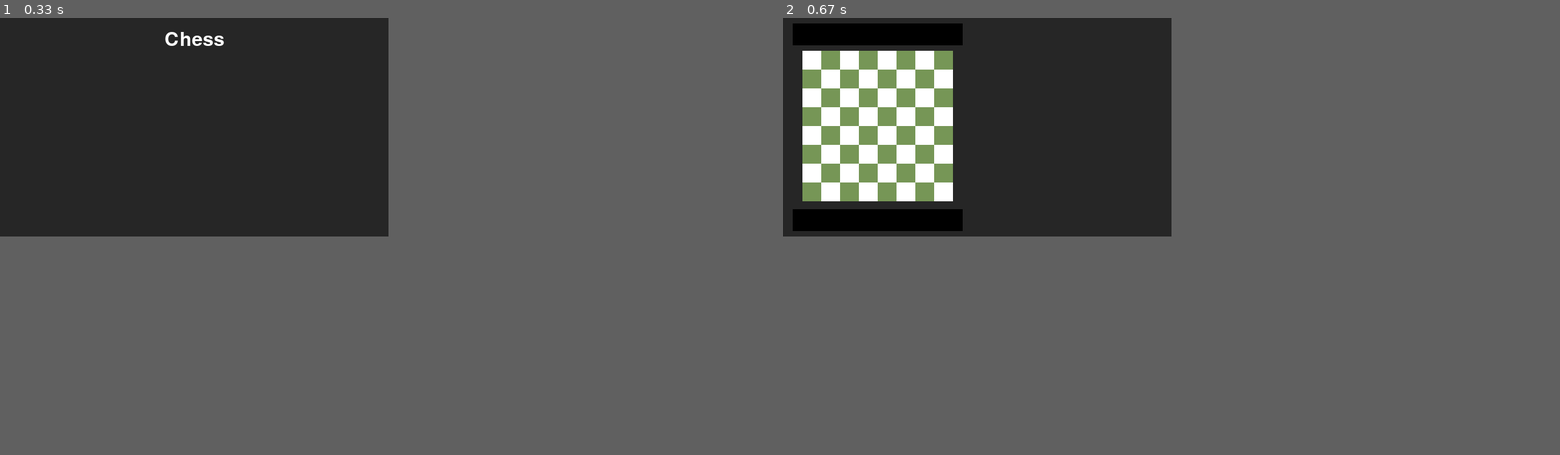
Above: before the commit, frames 1-2 (left to right).
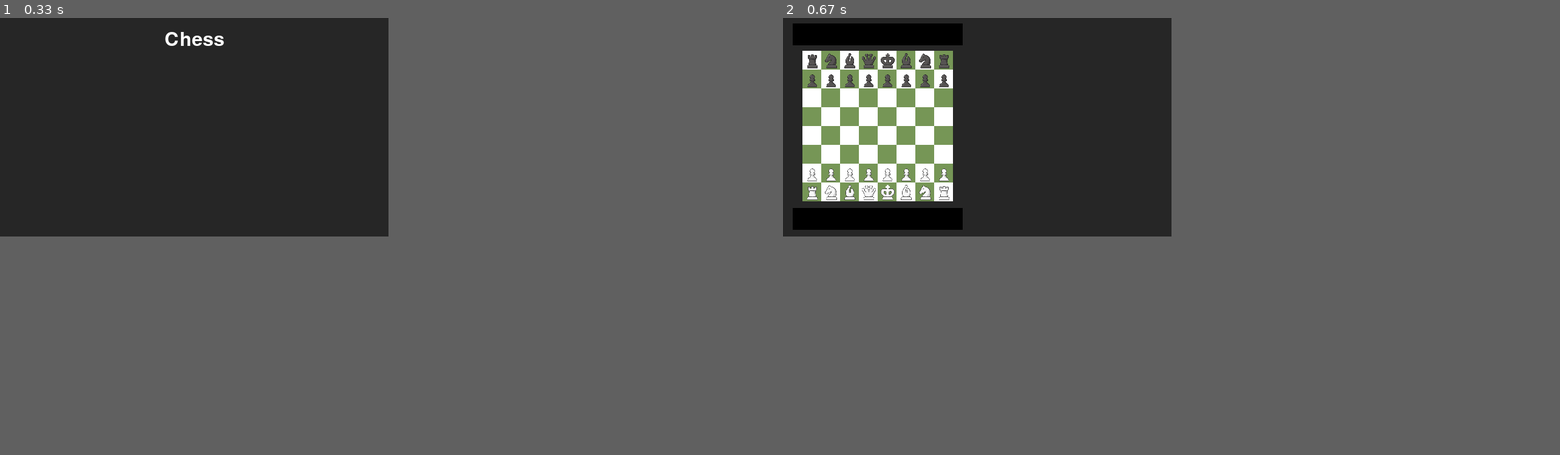
Above: after the commit, the same moments.

Repository: ElliotBDC/Project---1---Chess
Game: pygame game, started from main.py
Same seed, same stepped clock (60 frames per second), same inputs: the game is played once before the commit and once after it.
Inputs (mouse positions are in pixels of both pictures, inside the frame that each line leads up to):
- Up to frame 1 (0.33 s): no input
- Up to frame 2 (0.67 s): click (977, 127) at 0.38 s

Frame 1 is identical in both runs. In frame 2, 0.9% of the frame differs, in the area x 1-24%, y 8-49%.

Commit message:
Added Pictures
Added pieces to the chess board

Diff:
--- a/main.py
+++ b/main.py
@@ -19,7 +19,48 @@
 done = False
 
 clock = pygame.time.Clock()
+wp = pygame.image.load("images/wp.png")
+wr = pygame.image.load("images/wr.png")
+wb = pygame.image.load("images/wb.png")
+wn = pygame.image.load("images/wn.png")
+wq = pygame.image.load("images/wq.png")
+wk = pygame.image.load("images/wk.png")
+bp = pygame.image.load("images/bp.png")
+bq = pygame.image.load("images/bq.png")
+br = pygame.image.load("images/br.png")
+bn = pygame.image.load("images/bn.png")
+bb = pygame.image.load("images/bb.png")
+bk = pygame.image.load("images/bk.png")
 
+images = [
+    ['wp', wp],
+    ['wr', wr],
+    ['wb', wb],
+    ['wn', wn],
+    ['wq', wq],
+    ['wk', wk],
+    ['bp', bp],
+    ['bq', bq],
+    ['br', br],
+    ['bn', bn],
+    ['bb', bb],
+    ['bk', bk]
+]
+
+"""
+wp = ['wp', pygame.image.load("images/wp.png")]
+wr = ['wr', pygame.image.load("images/wr.png")]
+wb = ['wb', pygame.image.load("images/wb.png")]
+wn = ['wn', pygame.image.load("images/wn.png")]
+wq = ['wq', pygame.image.load("images/wq.png")]
+wk = ['wk', pygame.image.load("images/wk.png")]
+bp = ['bp', pygame.image.load("images/bp.png")]
+bq = ['bq', pygame.image.load("images/bq.png")]
+br = ['br', pygame.image.load("images/br.png")]
+bn = ['bn', pygame.image.load("images/bn.png")]
+bb = ['bb', pygame.image.load("images/bb.png")]
+bk = ['bk', pygame.image.load("images/bk.png")]
+"""
 
 
 class Board():
@@ -28,14 +69,14 @@
     board_width = None
     board_height = None
     board = [
+    ['br', 'bn', 'bb', 'bq', 'bk', 'bb', 'bn', 'br'],
+    ['bp', 'bp', 'bp', 'bp', 'bp', 'bp', 'bp', 'bp'],
     ['', '', '', '', '', '', '', ''],
     ['', '', '', '', '', '', '', ''],
     ['', '', '', '', '', '', '', ''],
     ['', '', '', '', '', '', '', ''],
-    ['', '', '', '', '', '', '', ''],
-    ['', '', '', '', '', '', '', ''],
-    ['', '', '', '', '', '', '', ''],
-    ['', '', '', '', '', '', '', '']
+    ['wp', 'wp', 'wp', 'wp', 'wp', 'wp', 'wp', 'wp'],
+    ['wr', 'wn', 'wb', 'wq', 'wk', 'wb', 'wn', 'wr']
     ]
 
     def __init__(self) -> None:
@@ -52,6 +93,16 @@
             for j in range(0, 8):
                 pygame.draw.rect(screen, GREEN if ((i+1) % 2 == 0 and (j+1) % 2 != 0) or ((i+1) % 2 != 0 and (j+1)%2==0) else WHITE,
                                 (current_size[0]*0.05+(i*box_dimen), 0.15*current_size[1]+(j*box_dimen), box_dimen, box_dimen))
+        for y in range(0, 8):
+            for x in range(0, 8):
+                for piece in images:
+                    if piece[0] == self.board[y][x]:
+                        new_piece = pygame.transform.scale(piece[1], ((current_size[1]*0.7)/8.3, (current_size[1]*0.7)/8.3))
+                        piece_rect = new_piece.get_rect()
+                        piece_rect.center = (current_size[0]*0.05+(x*box_dimen)+(0.5*box_dimen), 0.15*current_size[1]+(y*box_dimen)+(0.5*box_dimen))
+                        screen.blit(new_piece, piece_rect)
+
+
 
 def hex_to_rgb(hex_color):
     hex_color = hex_color.lstrip("#")
@@ -86,6 +137,8 @@
             if event.key == pygame.K_TAB:
                 done=True
             if event.key == pygame.K_ESCAPE:
+                ### The following code is used to make sure the size of features on the page are changed according to the current
+                ### size of the program
                 if fullscreen:
                     current_size = (screen_width*0.5,  screen_height*0.5)
                     pygame.display.set_mode(current_size)
@@ -98,6 +151,8 @@
                     fullscreen = True
 
                     text_rect.center = (current_size[0] // 2, current_size[1] // 10)
+                ###
+                ###
         elif event.type == pygame.MOUSEBUTTONDOWN:
                 if event.button == 1:
                     current_state = GAME_SCREEN
@@ -108,12 +163,12 @@
         screen.blit(text_surface, text_rect)
     elif current_state == GAME_SCREEN:
         board.drawBoard(screen)
+        ### DRAW THE BOARD
         pygame.draw.rect(screen, BLACK, (board.board_x-current_size[0]*0.025, current_size[1]*0.025, (current_size[1]*0.7//8)*8+current_size[0]*0.05, current_size[1]*0.1))
-        pygame.draw.rect(screen, BLACK, (board.board_x-current_size[0]*0.025, current_size[1]*0.875, (current_size[1]*0.7)//8*8+current_size[0]*0.05, current_size[1]*0.1))
-
+        pygame.draw.rect(screen, BLACK, (board.board_x-current_size[0]*0.025, current_size[1]*0.87, (current_size[1]*0.7)//8*8+current_size[0]*0.05, current_size[1]*0.1))
 
 
 
     pygame.display.flip()
-    clock.tick(60)
+    clock.tick(30)
 pygame.quit()
Binary file added: images/bb.png
Binary file added: images/bk.png
Binary file added: images/bn.png
Binary file added: images/bp.png
Binary file added: images/bq.png
Binary file added: images/br.png
Binary file added: images/wb.png
Binary file added: images/wk.png
Binary file added: images/wn.png
Binary file added: images/wp.png
Binary file added: images/wq.png
Binary file added: images/wr.png
